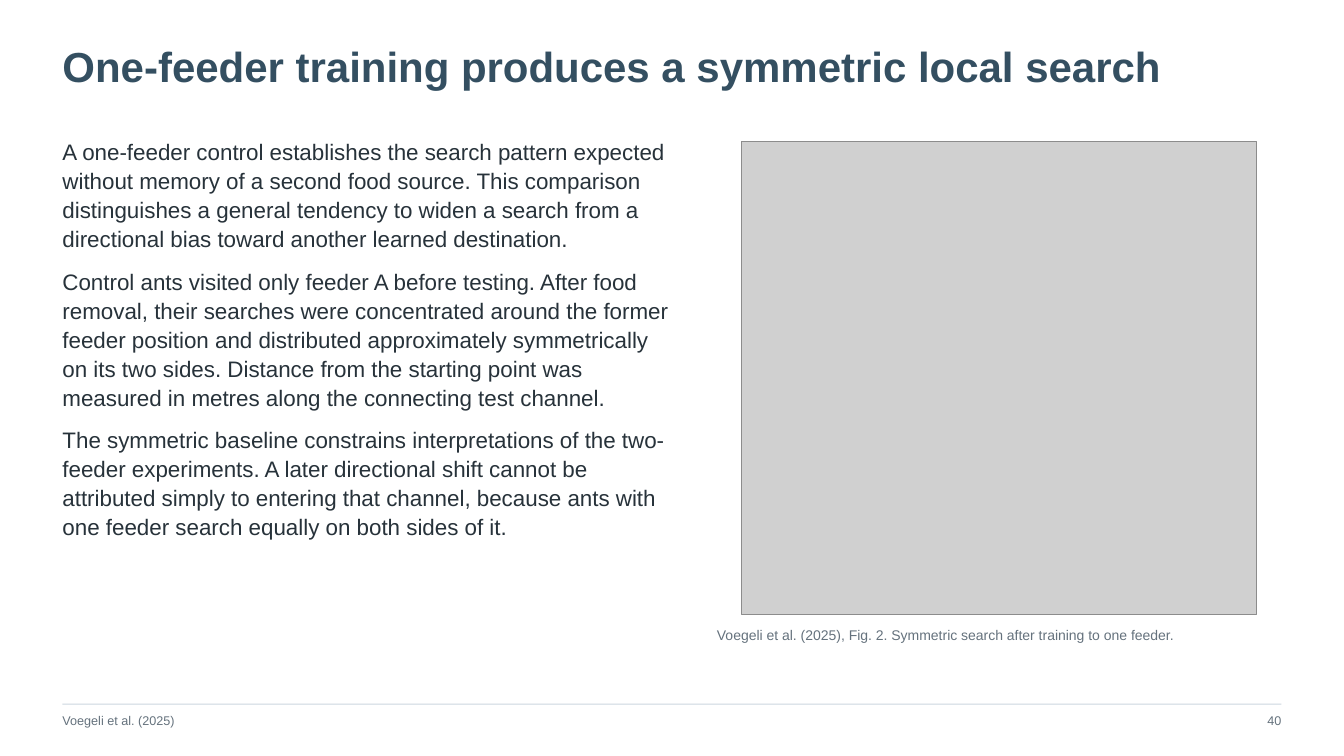
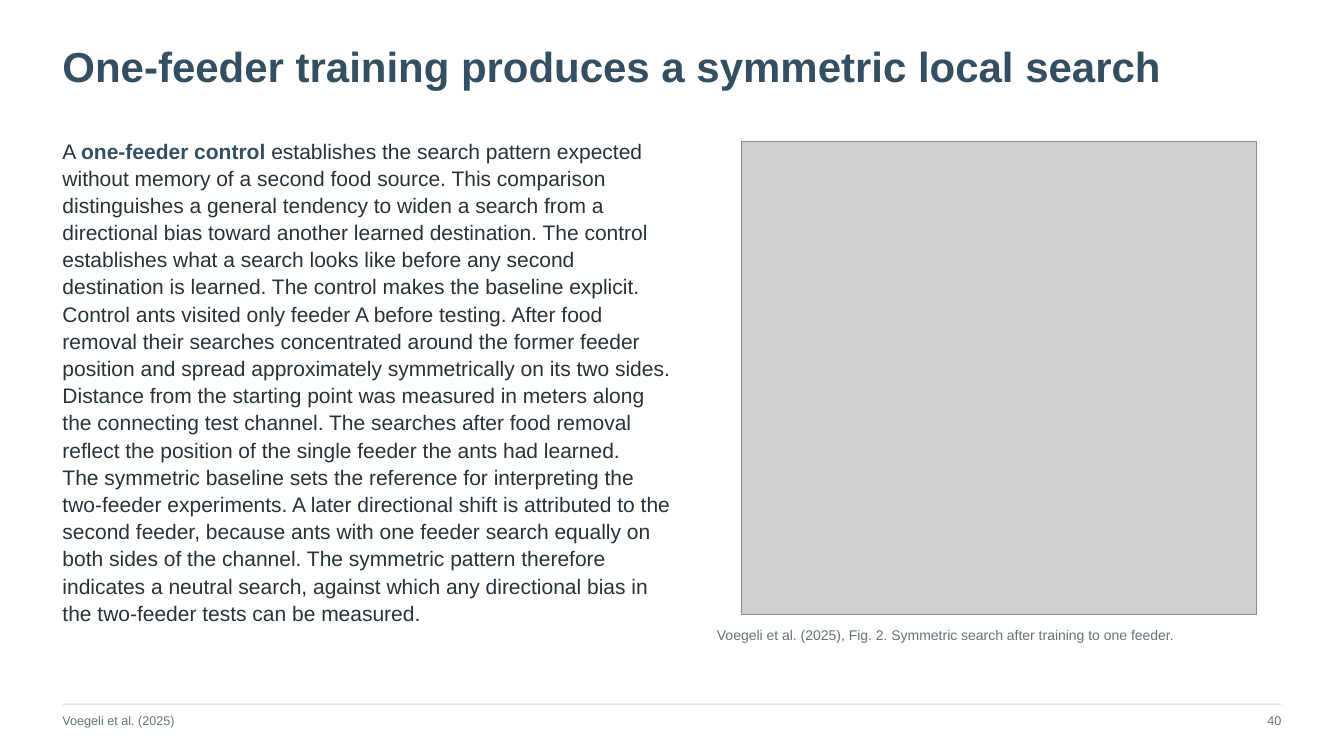
Before and after one commit to jordanxxlopez/NEUROETHOLOGY, a slide deck: slide 54 of scaffolded/Neuroethology_Lecture28_FA2026_SCAFFOLDED.pptx. Drawn at 1344x756 pixels with LibreOffice and Linux fonts; fonts in the diff are those of the drawing; grey boxes stand for pictures. Boxes give left, top, right and bottom in pixels: in the first picture for what was removed or moved away, otherwise in the second. Text is boxed around its words. In the diff, an @@ line names an element or a change of style, - is before the commit and + after.

```diff
--- a/scaffolded/Neuroethology_Lecture28_FA2026_SCAFFOLDED.pptx
+++ b/scaffolded/Neuroethology_Lecture28_FA2026_SCAFFOLDED.pptx
@@ text at (x1=62, y1=143, x2=670, y2=621): text changed; size 16 to 15 pt @@
-A one-feeder control establishes the search pattern expected without memory of a second food source. This comparison distinguishes a general tendency to widen a search from a directional bias toward another learned destination.
-Control ants visited only feeder A before testing. After food removal, their searches were concentrated around the former feeder position and distributed approximately symmetrically on its two sides. Distance from the starting point was measured in metres along the connecting test channel.
-The symmetric baseline constrains interpretations of the two-feeder experiments. A later directional shift cannot be attributed simply to entering that channel, because ants with one feeder search equally on both sides of it.
+A one-feeder control establishes the search pattern expected without memory of a second food source. This comparison distinguishes a general tendency to widen a search from a directional bias toward another learned destination. The control establishes what a search looks like before any second destination is learned. The control makes the baseline explicit.
+Control ants visited only feeder A before testing. After food removal their searches concentrated around the former feeder position and spread approximately symmetrically on its two sides. Distance from the starting point was measured in meters along the connecting test channel. The searches after food removal reflect the position of the single feeder the ants had learned.
+The symmetric baseline sets the reference for interpreting the two-feeder experiments. A later directional shift is attributed to the second feeder, because ants with one feeder search equally on both sides of the channel. The symmetric pattern therefore indicates a neutral search, against which any directional bias in the two-feeder tests can be measured.
```
Also in this commit, not shown: 16 other slides changed, 21 other files.
